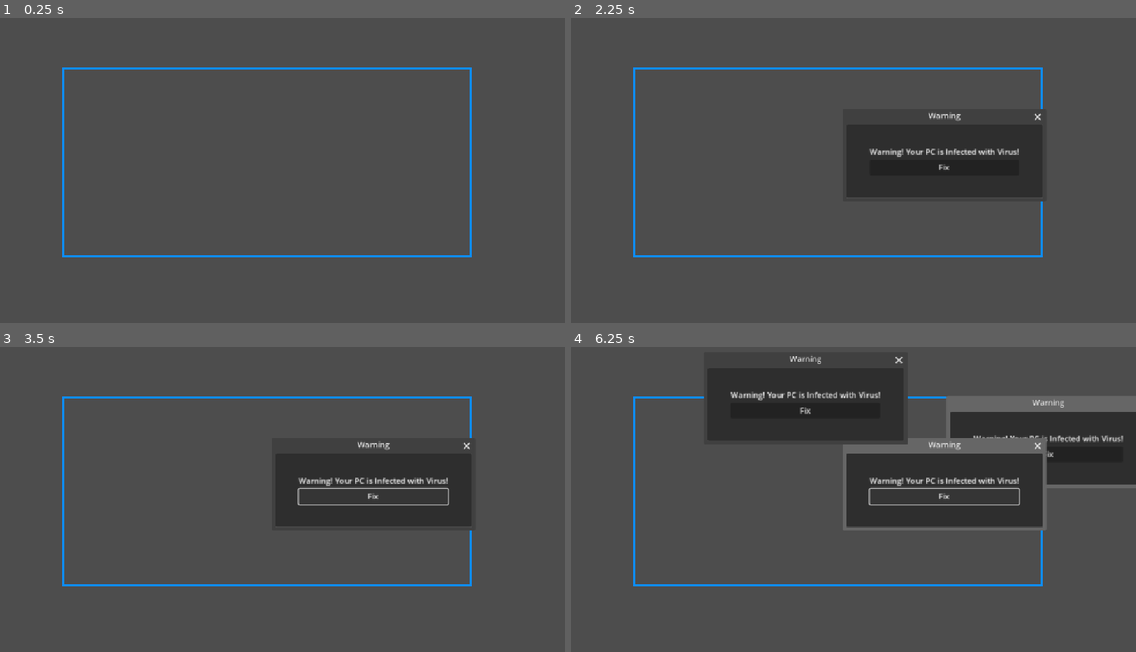
Above: before the commit, frames 1-4 (two rows, left to right).
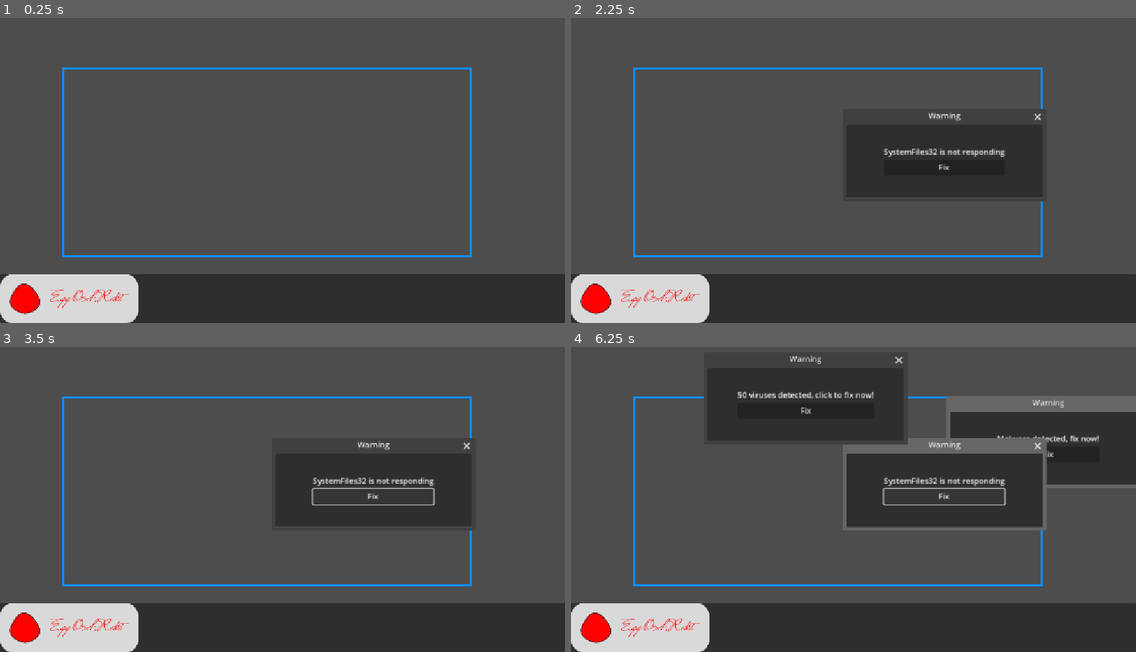
Above: after the commit, the same moments.

Repository: HA-Synchro/VirusControl
Game: Godot game, scene res://scenes/main.tscn
The game is run twice, just before and just after one commit, with the same random seed, the same clock (stepped at 60 frames per second) and the same inputs.
Inputs (mouse positions are in pixels of both pictures, inside the frame that each line leads up to):
- Up to frame 1 (0.25 s): no input
- Up to frame 2 (2.25 s): click (638, 298) at 0.52 s; click (638, 298) at 1.27 s; click (638, 298) at 2.02 s
- Up to frame 3 (3.5 s): click "Fix" at 2.75 s
- Up to frame 4 (6.25 s): click "Fix" at 3.5 s; click "Fix" at 4.25 s; tap Enter at 5 s; tap Space at 5.75 s

The runs differ from the first frame. In frame 1, 16% of the frame differs, in the area x 0-100%, y 84-100%; in frame 2, 16%; in frame 3, 16%; in frame 4, 17%, in the area x 0-100%, y 14-100%.

Commit message:
Added Some Stuff :P

Diff:
--- a/scenes/error_window.tscn
+++ b/scenes/error_window.tscn
@@ -4,9 +4,10 @@
 
 [node name="ErrorWindow" type="Window"]
 title = "Warning"
+position = Vector2i(0, 36)
 size = Vector2i(400, 150)
 script = ExtResource("1_vjlid")
-error_messages = Array[String](["Warning! Your PC is Infected with Virus!", "Your PC is filled with malware! Attention Needed!"])
+error_messages = Array[String](["Warning! Your PC is Infected with Virus!", "Your PC is filled with malware! Attention Needed!", "50 viruses detected, click to fix now!", "Windows detected viruses.", "Malware detected, fix now!", "89 Trackers, 71 worms and 32 infected files found", "PC is in danger.", "Someone might be spying on you.", "PC is corrupted", "Corrupted files found", "SystemFiles32 is not responding", "usr/lib/var32 not found", "Trojan virus found", "FR FR PC COOKED, OHIO"])
 
 [node name="PanelContainer" type="PanelContainer" parent="."]
 anchors_preset = 15
--- a/scenes/main.tscn
+++ b/scenes/main.tscn
@@ -1,7 +1,10 @@
-[gd_scene load_steps=3 format=3 uid="uid://bhfme4jtr7hxm"]
+[gd_scene load_steps=6 format=3 uid="uid://bhfme4jtr7hxm"]
 
 [ext_resource type="Script" uid="uid://blukyxbov3cah" path="res://scripts/main.gd" id="1_o5qli"]
 [ext_resource type="PackedScene" uid="uid://bq38ld4mhr5ia" path="res://scenes/error_window.tscn" id="2_0wfyh"]
+[ext_resource type="Texture2D" uid="uid://5r7i1h38ggtr" path="res://assets/egg-os-rekt.png" id="3_sugp2"]
+[ext_resource type="Texture2D" uid="uid://qs0d0i6gckum" path="res://assets/egg-os-rekt-hovered.png" id="4_jyhfs"]
+[ext_resource type="Texture2D" uid="uid://c44lx7uwvcmr3" path="res://assets/egg-os-pressed.png" id="4_tbgi4"]
 
 [node name="Main" type="Control"]
 layout_mode = 3
@@ -27,4 +30,35 @@
 border_width = 4.0
 editor_only = false
 
+[node name="Control" type="Control" parent="."]
+layout_mode = 1
+anchors_preset = 12
+anchor_top = 1.0
+anchor_right = 1.0
+anchor_bottom = 1.0
+offset_top = -100.0
+grow_horizontal = 2
+grow_vertical = 0
+
+[node name="Panel" type="Panel" parent="Control"]
+layout_mode = 1
+anchors_preset = 15
+anchor_right = 1.0
+anchor_bottom = 1.0
+grow_horizontal = 2
+grow_vertical = 2
+
+[node name="TextureButton" type="TextureButton" parent="Control"]
+layout_mode = 1
+anchors_preset = 2
+anchor_top = 1.0
+anchor_bottom = 1.0
+offset_top = -100.0
+offset_right = 281.0
+grow_vertical = 0
+texture_normal = ExtResource("3_sugp2")
+texture_pressed = ExtResource("4_tbgi4")
+texture_hover = ExtResource("4_jyhfs")
+texture_focused = ExtResource("3_sugp2")
+
 [connection signal="timeout" from="WindowSpawnDelay" to="." method="_on_window_spawn_delay_timeout"]
Binary file added: assets/egg-os-pressed.png
Not shown, added: assets/egg-os-pressed.png.import
Binary file added: assets/egg-os-rekt-hovered.png
Not shown, added: assets/egg-os-rekt-hovered.png.import
Binary file added: assets/egg-os-rekt.png
Not shown, added: assets/egg-os-rekt.png.import
